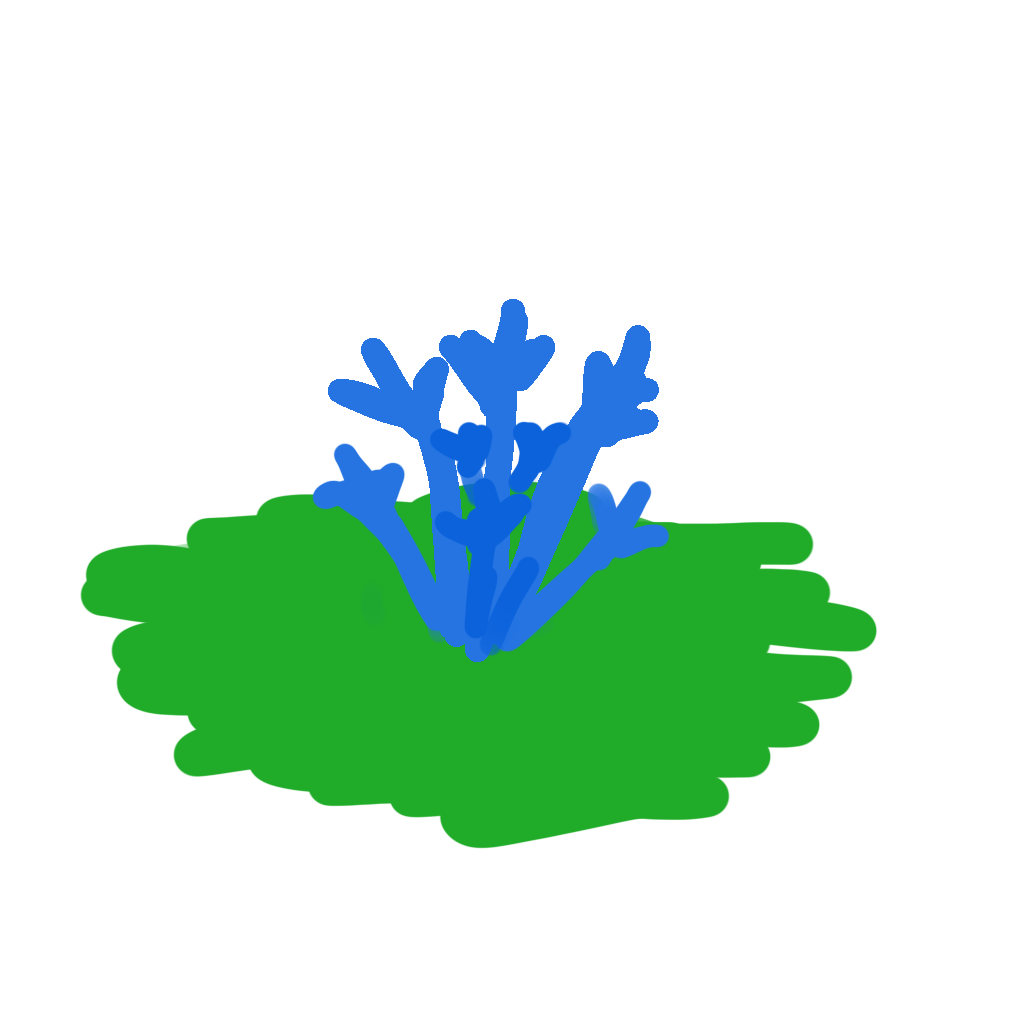
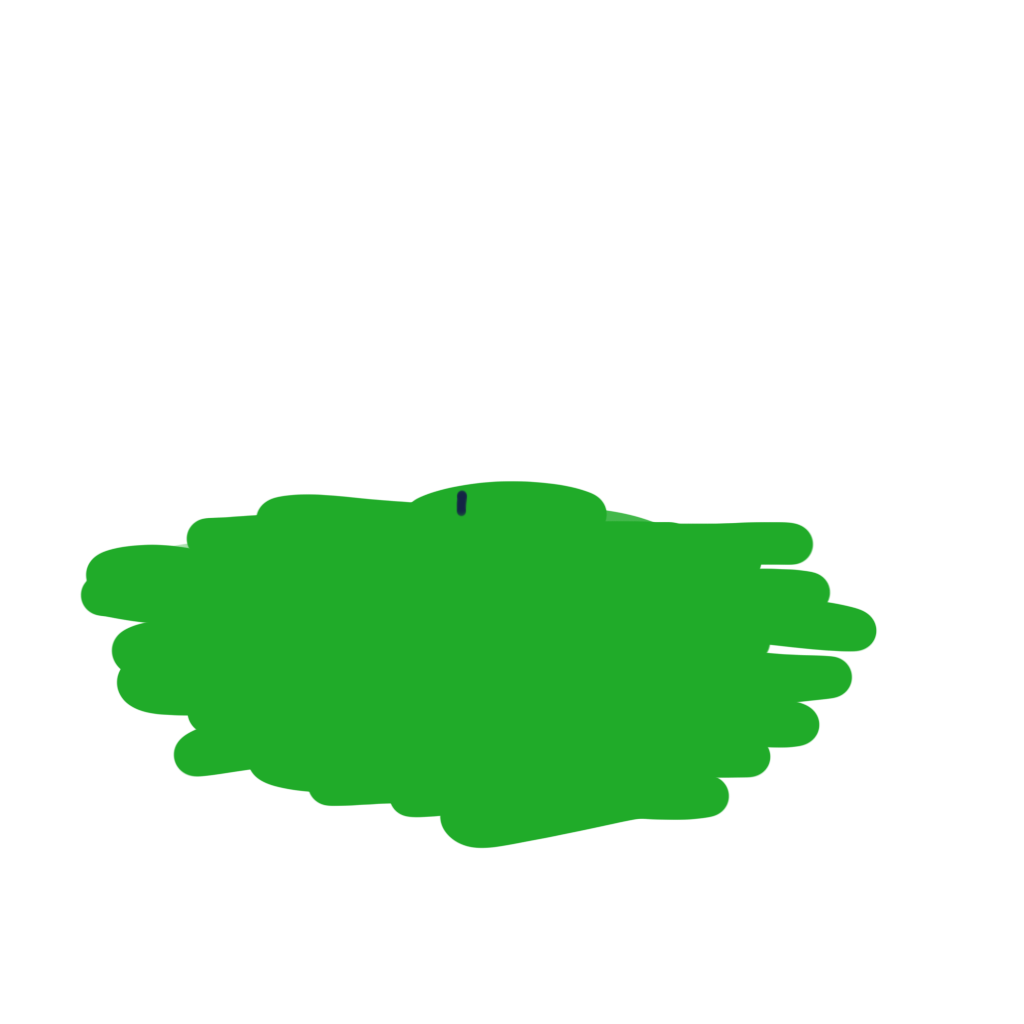
Layers edited between the first and the second 1024×1024 image:
painted on "Layer 4" over [455, 489, 468, 518]
removed layer "Frame 4" over [312, 299, 670, 662]
